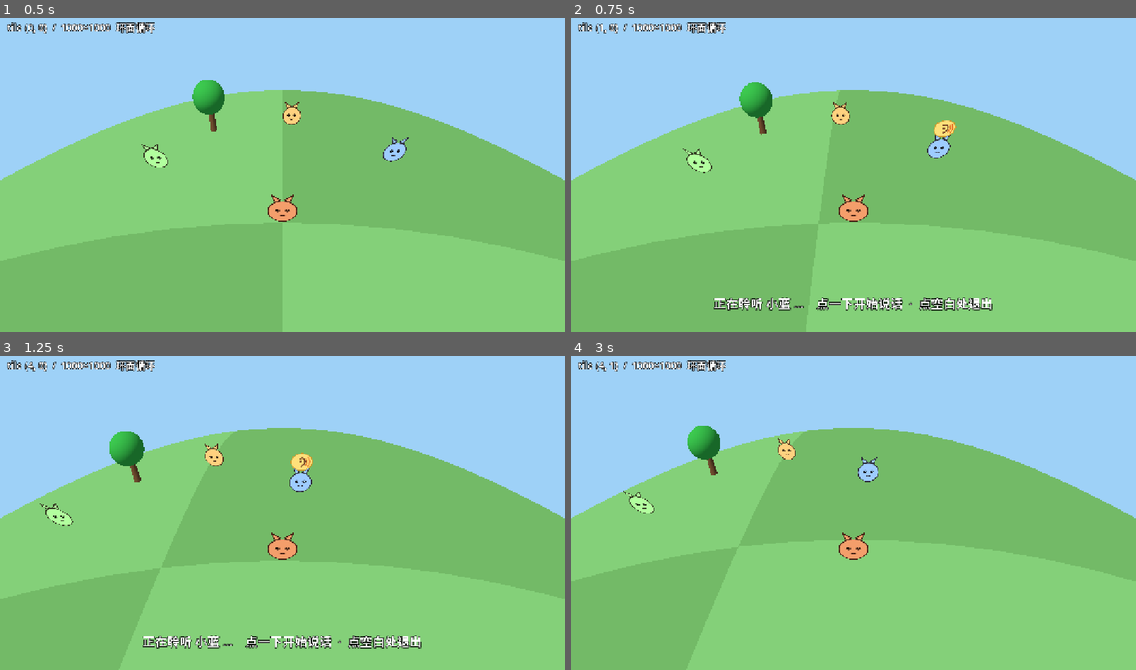
Above: before the commit, frames 1-4 (two rows, left to right).
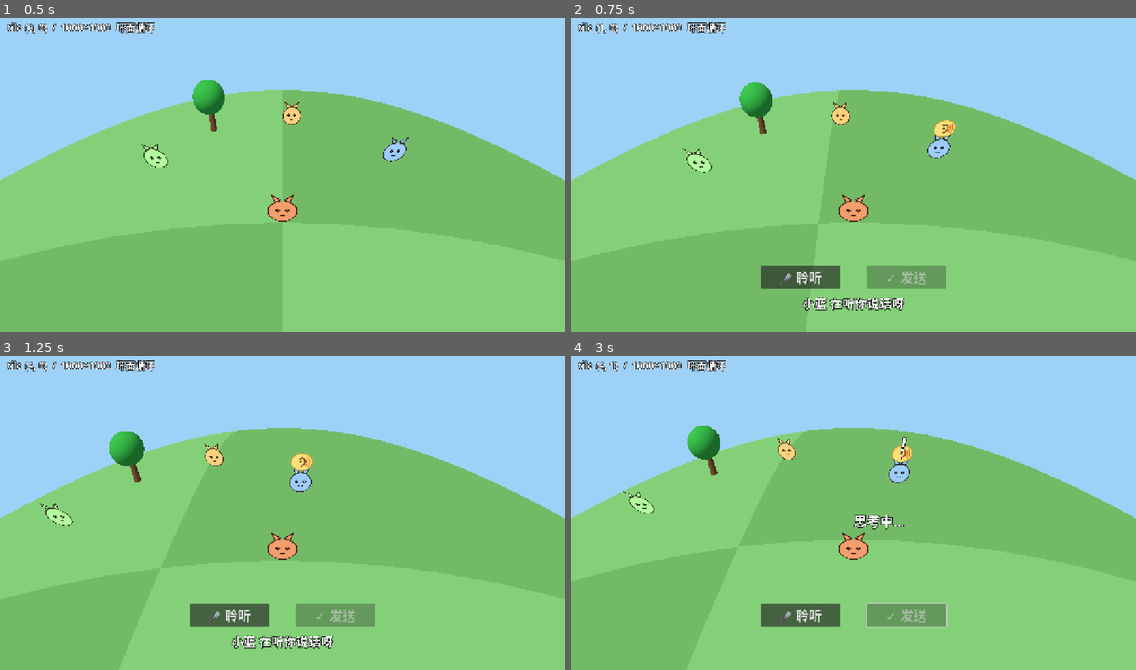
Above: after the commit, the same moments.

Repository: hoveychen/maliang
Game: Godot game, scene res://main.tscn
Same seed, same stepped clock (60 frames per second), same inputs: the game is played once before the commit and once after it.
Inputs (mouse positions are in pixels of both pictures, inside the frame that each line leads up to):
- Up to frame 1 (0.5 s): no input
- Up to frame 2 (0.75 s): tap Enter (ui_accept) at 0.5 s; move the mouse to (977, 156) at 0.52 s; hold Right (ui_right) from 0.53 s (still down); hold Enter (ui_accept) from 0.53 s (still down); click (977, 156) at 0.67 s
- Up to frame 3 (1.25 s): keep holding Right (ui_right); keep holding Enter (ui_accept)
- Up to frame 4 (3 s): release Right (ui_right) at 1.25 s; release Enter (ui_accept) at 1.25 s; click (802, 616) at 1.25 s, where only the run after the commit has a clickable "🎤 聆听"; click (904, 616) at 2 s, where only the run after the commit has a clickable "✓ 发送"; tap Enter (ui_accept) at 2.75, 2.85 s; move the mouse to (740, 525) at 2.77 s; hold Down (ui_down) from 2.78 s (still down)

Frame 1 is identical in both runs. In frame 2, 3.5% of the frame differs, in the area x 25-75%, y 78-94%; in frame 3, 3.5%; in frame 4, 3.0%.

Commit message:
feat(client): P5 voice interaction UI + Backend WS client + behavior integration
- Backend WS 客户端(scripts/backend.gd)：造角色/语音请求、进度/回应信号；headless 联调通过
- 交互模式 UI：聆听/发送按钮、思考中、情绪气泡(Label3D)、耳朵图标
- character_response → 情绪 + behaviorScript 经 BehaviorExecutor 驱动 NPC 行走
- 调试：选中后 Enter/空格本地下发 move_to(离线演示)
- 活体麦克风采集 + TTS 音频播放为真机/手动测项(已标 TODO)

Diff:
--- /dev/null
+++ b/scripts/backend.gd
@@ -0,0 +1,53 @@
+class_name Backend
+extends Node
+## 后端 WS 客户端：连接 maliang-server，发造角色/语音请求，收进度/回应。
+
+signal connected
+signal character_response(data: Dictionary)
+signal gen_progress(stage: String)
+signal gen_complete(character: Dictionary)
+signal failed(reason: String)
+
+@export var url := "ws://127.0.0.1:8080/ws"
+
+var _ws := WebSocketPeer.new()
+var _open := false
+
+func connect_to_server() -> void:
+	_ws.connect_to_url(url)
+
+func send_voice(world_id: String, character_id: String, audio_b64: String, fmt := "audio/wav") -> void:
+	_send({ "type": "voice_input", "worldId": world_id, "characterId": character_id, "audio": audio_b64, "format": fmt })
+
+func send_create_character(world_id: String, intent_text: String) -> void:
+	_send({ "type": "create_character_request", "worldId": world_id, "intentText": intent_text, "byFairy": true })
+
+func _send(obj: Dictionary) -> void:
+	if _open:
+		_ws.send_text(JSON.stringify(obj))
+
+func _process(_delta: float) -> void:
+	_ws.poll()
+	var st := _ws.get_ready_state()
+	if st == WebSocketPeer.STATE_OPEN:
+		if not _open:
+			_open = true
+			connected.emit()
+		while _ws.get_available_packet_count() > 0:
+			var raw := _ws.get_packet().get_string_from_utf8()
+			var data: Variant = JSON.parse_string(raw)
+			if typeof(data) == TYPE_DICTIONARY:
+				_dispatch(data)
+	elif st == WebSocketPeer.STATE_CLOSED:
+		_open = false
+
+func _dispatch(data: Dictionary) -> void:
+	match String(data.get("type", "")):
+		"character_response":
+			character_response.emit(data)
+		"gen_progress":
+			gen_progress.emit(String(data.get("stage", "")))
+		"gen_complete":
+			gen_complete.emit(data.get("character", {}))
+		"gen_failed", "voice_failed", "error":
+			failed.emit(String(data.get("reason", data.get("error", ""))))
--- a/scripts/world.gd
+++ b/scripts/world.gd
@@ -21,6 +21,16 @@
 var selected: PaperCharacter = null
 var ear_icon: Sprite3D
 var _cam_up := Vector3.UP         ## 相机上方向（固定），弯曲补偿用
+
+# M2 语音交互
+var backend: Backend
+var listen_btn: Button
+var send_btn: Button
+var thinking_label: Label
+var emotion_bubble: Label3D
+var _recording := false
+var _executors: Array = []        ## 活跃的 BehaviorExecutor
+var world_id := ""
 
 func _ready() -> void:
 	critter_tex = load("res://assets/critter.svg")
@@ -34,6 +44,7 @@
 	_setup_npcs()
 	_setup_ear()
 	_setup_hud()
+	_setup_backend()
 
 func _setup_environment() -> void:
 	var light := DirectionalLight3D.new()
@@ -111,6 +122,49 @@
 	banner.visible = false
 	layer.add_child(banner)
 
+	# 聆听 / 发送 按钮（交互模式下显示）
+	listen_btn = Button.new()
+	listen_btn.text = "🎤 聆听"
+	listen_btn.add_theme_font_size_override("font_size", 30)
+	listen_btn.set_anchors_preset(Control.PRESET_CENTER_BOTTOM)
+	listen_btn.offset_left = -210.0
+	listen_btn.offset_right = -30.0
+	listen_btn.offset_top = -150.0
+	listen_btn.offset_bottom = -100.0
+	listen_btn.visible = false
+	listen_btn.pressed.connect(_on_listen)
+	layer.add_child(listen_btn)
+
+	send_btn = Button.new()
+	send_btn.text = "✓ 发送"
+	send_btn.add_theme_font_size_override("font_size", 30)
+	send_btn.set_anchors_preset(Control.PRESET_CENTER_BOTTOM)
+	send_btn.offset_left = 30.0
+	send_btn.offset_right = 210.0
+	send_btn.offset_top = -150.0
+	send_btn.offset_bottom = -100.0
+	send_btn.visible = false
+	send_btn.disabled = true
+	send_btn.pressed.connect(_on_send)
+	layer.add_child(send_btn)
+
+	thinking_label = Label.new()
+	thinking_label.set_anchors_preset(Control.PRESET_CENTER)
+	_style_label(thinking_label, 30)
+	thinking_label.text = "思考中…"
+	thinking_label.visible = false
+	layer.add_child(thinking_label)
+
+	# 角色头顶情绪气泡（占位：真实游戏用图标）
+	emotion_bubble = Label3D.new()
+	emotion_bubble.billboard = BaseMaterial3D.BILLBOARD_FIXED_Y
+	emotion_bubble.pixel_size = 0.02
+	emotion_bubble.modulate = Color.WHITE
+	emotion_bubble.outline_size = 12
+	emotion_bubble.font_size = 96
+	emotion_bubble.visible = false
+	add_child(emotion_bubble)
+
 func _style_label(l: Label, size: int) -> void:
 	l.add_theme_font_size_override("font_size", size)
 	l.add_theme_color_override("font_color", Color.WHITE)
@@ -122,12 +176,19 @@
 	if input != Vector2.ZERO:
 		player_logical = WorldGrid.wrap_pos(player_logical + input * PLAYER_SPEED * delta)
 
-func _process(_delta: float) -> void:
+func _process(delta: float) -> void:
+	_step_executors(delta)
 	chunk_manager.update(player_logical)
 	_place_on_bent_ground(player_char, Vector3.ZERO)
 	_reposition_npcs()
 	_update_ear()
+	_update_emotion_bubble()
 	_update_hud()
+
+func _step_executors(delta: float) -> void:
+	for ex in _executors:
+		ex.step(delta)
+	_executors = _executors.filter(func(e: BehaviorExecutor) -> bool: return not e.is_done())
 
 func _reposition_npcs() -> void:
 	for n in npcs:
@@ -152,6 +213,11 @@
 	coord_label.text = "tile (%d, %d)  /  %d×%d  环面循环" % [t.x, t.y, WorldGrid.GRID_TILES, WorldGrid.GRID_TILES]
 
 func _unhandled_input(event: InputEvent) -> void:
+	# 调试：选中角色后按 Enter/空格，本地下发一个 move_to（离线演示行为执行）。
+	if event.is_action_pressed("ui_accept") and selected != null:
+		_show_emotion("wave")
+		_run_behavior(selected, { "commands": [{ "type": "move_to", "params": {} }], "loop": false })
+		return
 	var p := Vector2.INF
 	if event is InputEventMouseButton and event.pressed and event.button_index == MOUSE_BUTTON_LEFT:
 		p = event.position
@@ -183,9 +249,86 @@
 
 func _enter_interaction(npc: PaperCharacter) -> void:
 	selected = npc
-	banner.text = "正在聆听 %s …    点一下开始说话  ·  点空白处退出" % npc.char_name
+	banner.text = "%s 在听你说话呀" % npc.char_name
 	banner.visible = true
+	listen_btn.visible = true
+	send_btn.visible = true
+	send_btn.disabled = true
+	thinking_label.visible = false
 
 func _exit_interaction() -> void:
 	selected = null
 	banner.visible = false
+	listen_btn.visible = false
+	send_btn.visible = false
+	thinking_label.visible = false
+	_recording = false
+
+# ── M2 语音交互 ──────────────────────────────────────────────────────────
+
+func _setup_backend() -> void:
+	backend = Backend.new()
+	backend.name = "Backend"
+	add_child(backend)
+	backend.character_response.connect(_on_character_response)
+	# 不自动连接：游戏内连接 + 世界引导(POST /worlds)属 M2-real 接线。
+	# WS 客户端本身已由 tools/test_backend_ws.gd headless 验证。
+
+func _on_listen() -> void:
+	# 点一下开始聆听：显示耳朵（_update_ear 已处理），开始录音。
+	_recording = true
+	send_btn.disabled = false
+	banner.text = "我在听… 说完点发送"
+	# TODO(device): AudioStreamMicrophone 采集；headless/无麦时由 _on_send 发占位音频。
+
+func _on_send() -> void:
+	if selected == null:
+		return
+	_recording = false
+	send_btn.disabled = true
+	thinking_label.visible = true
+	banner.visible = false
+	# TODO(device): 用真实录音字节；此处发占位音频，闭环靠后端 mock/真实驱动。
+	var stub_audio := Marshalls.raw_to_base64(PackedByteArray([0x52, 0x49, 0x46, 0x46]))
+	backend.send_voice(world_id, _selected_id(), stub_audio)
+
+func _on_character_response(data: Dictionary) -> void:
+	thinking_label.visible = false
+	banner.text = String(data.get("replyText", ""))
+	banner.visible = true
+	_show_emotion(String(data.get("emotion", "happy")))
+	var script: Variant = data.get("behaviorScript", null)
+	if typeof(script) == TYPE_DICTIONARY and selected != null:
+		_run_behavior(selected, script)
+	# TODO(device): 下载 /assets/ttsAsset 并用 AudioStreamPlayer 播放 TTS。
+
+func _show_emotion(emotion: String) -> void:
+	var glyphs := { "happy": "☺", "think": "?", "wave": "!", "sad": "…" }
+	var glyph: String = glyphs.get(emotion, "♪")
+	emotion_bubble.text = glyph
+	emotion_bubble.visible = true
+
+func _update_emotion_bubble() -> void:
+	if emotion_bubble.visible and selected != null and is_instance_valid(selected):
+		emotion_bubble.global_position = selected.global_position + Vector3(0.0, 4.6, 0.0)
+	elif selected == null:
+		emotion_bubble.visible = false
+
+## 在选中角色上执行行为脚本（移动等）。
+func _run_behavior(npc: PaperCharacter, script: Dictionary) -> void:
+	var dict := _find_npc_dict(npc)
+	if dict.is_empty():
+		return
+	var ex := BehaviorExecutor.new()
+	ex.setup(dict, script)
+	_executors.append(ex)
+
+func _find_npc_dict(npc: PaperCharacter) -> Dictionary:
+	for n in npcs:
+		if n["node"] == npc:
+			return n
+	return {}
+
+func _selected_id() -> String:
+	# MVP：用名字当临时 id（真实接入后用后端 character.id）。
+	return selected.char_name if selected != null else ""
--- /dev/null
+++ b/tools/test_backend_ws.gd
@@ -0,0 +1,28 @@
+extends SceneTree
+## 客户端↔后端 WS 联调：连接 server，发 create_character_request，等 gen_complete。
+## 运行: WORLD_ID=<id> Godot --path . --script res://tools/test_backend_ws.gd
+
+var backend: Backend
+var frames := 0
+var got := false
+var sent := false
+
+func _initialize() -> void:
+	backend = Backend.new()
+	backend.url = "ws://127.0.0.1:8127/ws"
+	backend.gen_complete.connect(func(c: Dictionary) -> void:
+		printerr("GEN_COMPLETE name=%s" % str(c.get("name", "?")))
+		got = true)
+	backend.failed.connect(func(r: String) -> void: printerr("FAILED %s" % r))
+	get_root().add_child(backend)
+	backend.connect_to_server()
+
+func _process(_delta: float) -> bool:
+	frames += 1
+	if frames == 30 and not sent:
+		sent = true
+		backend.send_create_character(OS.get_environment("WORLD_ID"), "我想要一只小猫")
+	if got or frames > 600:
+		printerr("WS EXCHANGE OK" if got else "WS TIMEOUT")
+		return true
+	return false
Not shown, added: scripts/backend.gd.uid
Not shown, added: tools/test_backend_ws.gd.uid
